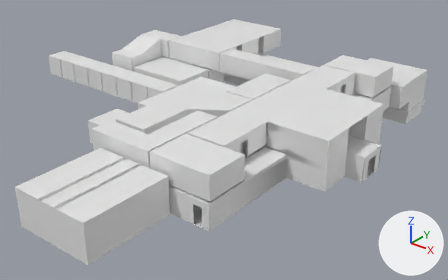
What one commit did to the FBX model Into_The_Light/Content/3D-Objects/ITL-Interior.fbx.
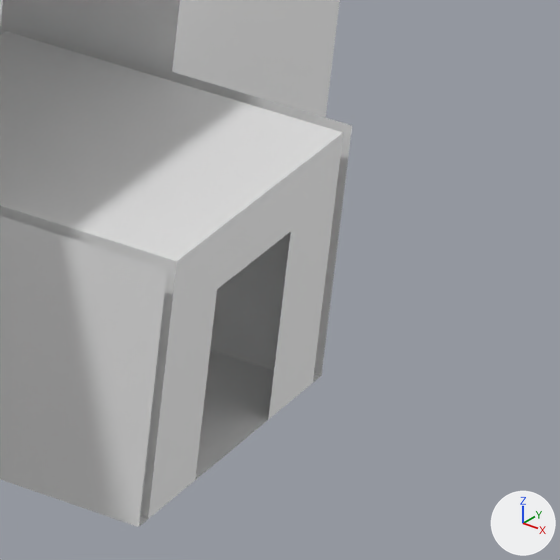
The first picture shows the older version from a 50 mm lens placed at (48.9, -82.2, 48.2), pointed at (-18.2, 1.8, -3.9). The close-ups show both versions on the part from 78% to 90% of the width and 47% to 66% of the height of that picture; other places that the commit changed are outside them. Arrows for +X, +Y and +Z are at lower right; the lights stay in place. Where no turn or scale is listed for an object, it has been applied to the vertices.

The first close-up shows 'Floor', 'Roof', 'Walls'.
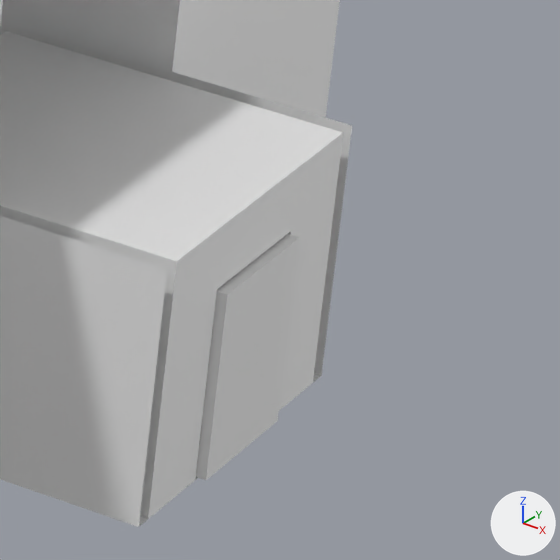
The newer file is also rescaled (x0.72), turned or shifted as a whole; pictures and numbers use the older file's frame.

Pixel boxes [x1, y1, x2, y2] of what changed, in the close-ups (560 x 560 px):
'Door.001', added: after [196, 234, 299, 480]
'Floor', unchanged, covered by the edit: before [139, 350, 321, 526]; after [139, 374, 321, 526]

What changed in the scene script:
```text
Add me_cube_004:
    me_cube_004.from_pydata(...)  # a box spanning x 0.02..0.22, y 0.02..2.37, z 0.0..3.14
Add ob_door_001:
    ob_door_001 = bpy.data.objects.new('Door.001', me_cube_004)
    ob_door_001.location = (12.94, -1.2, 0.05)
```
